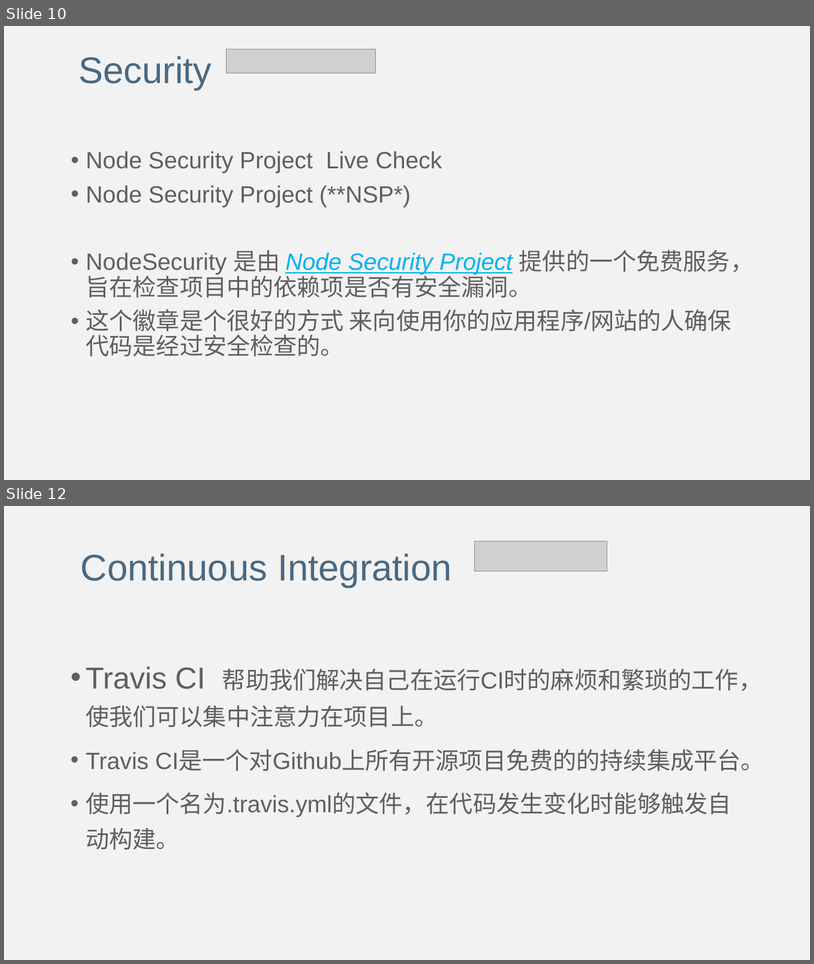
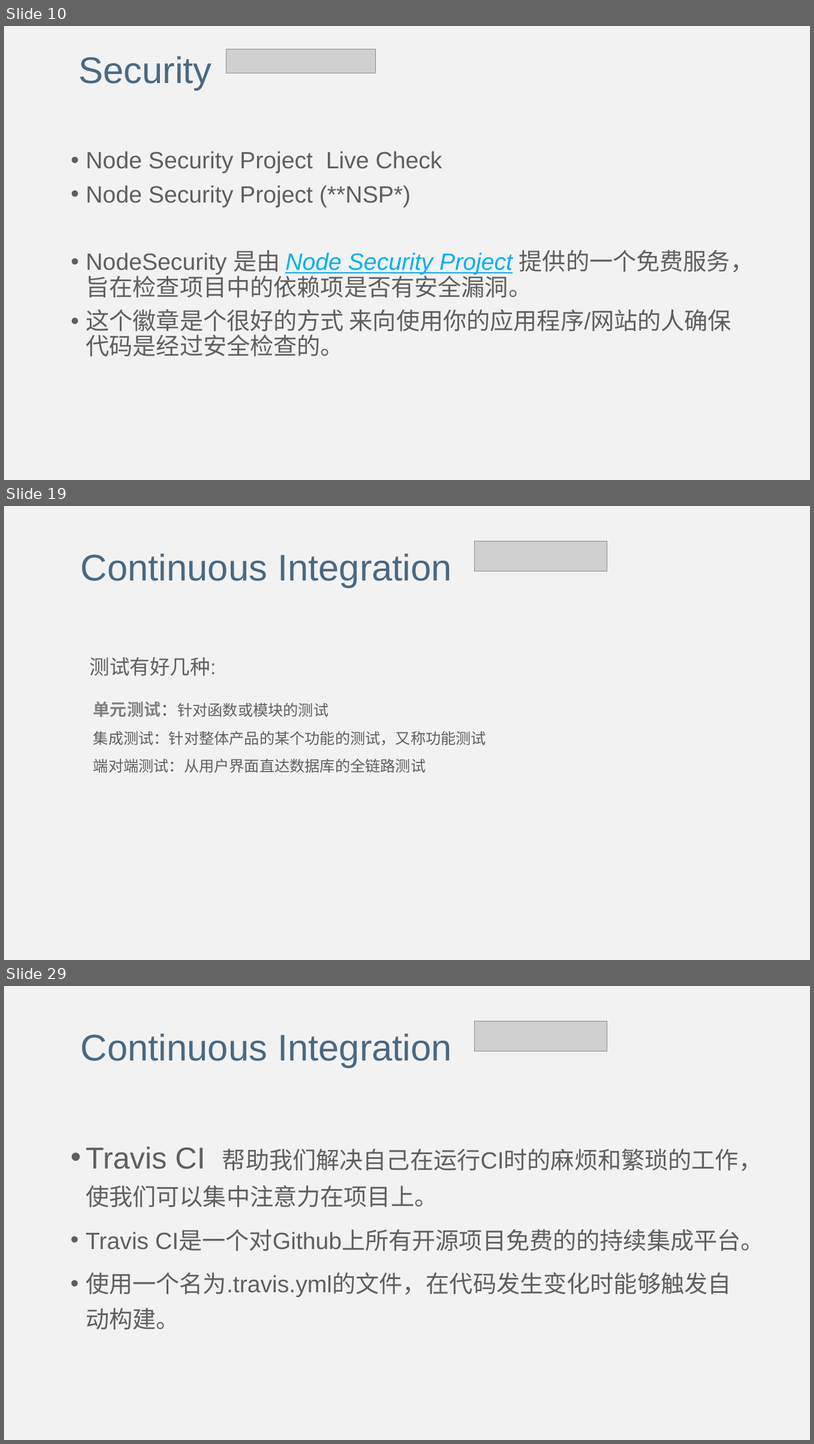
Before and after one commit to lulin1/Code-Repository-Badges, a slide deck: Code Repository Badges.pptx. Shown one above the other, each under a label of ours: slides 10 and 12 before the commit, slides 10, 19 and 29 after it; the slides between them are not shown. The pictures are 814x964 and 814x1444 pixels, drawn with LibreOffice and Linux fonts; fonts in the diff are those of the drawing; grey boxes stand for pictures. Boxes give left, top, right and bottom in pixels: in the first picture for what was removed or moved away, otherwise in the second. Text is boxed around its words. In the diff, an @@ line names an element or a change of style, - is before the commit and + after.

```diff
--- a/Code Repository Badges.pptx
+++ b/Code Repository Badges.pptx
@@ slide 19 added at (4,506,810,960), background #F2F2F2 @@
@@ picture added at (474,541,608,571) @@
@@ text added at (81,553,452,588), 44 pt, text #4A6982 @@
+Continuous Integration
@@ text added at (90,657,486,772), 18 pt, text #5F5F5F @@
+测试有好几种:
+  单元测试：针对函数或模块的测试
+  集成测试：针对整体产品的某个功能的测试，又称功能测试
+  端对端测试：从用户界面直达数据库的全链路测试
@@ what was slide 12 is now slide 29 @@
```
Also in this commit, not shown: 2 slides changed, 26 other slides added.
